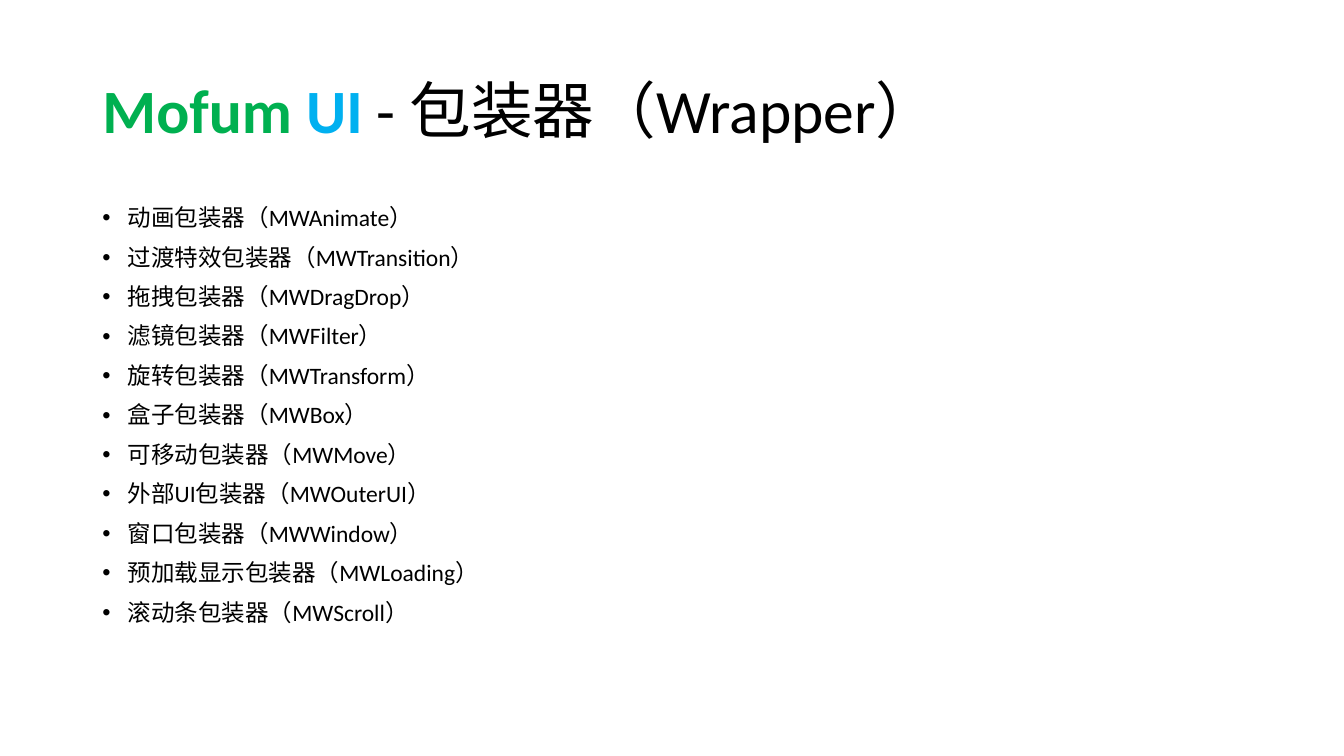
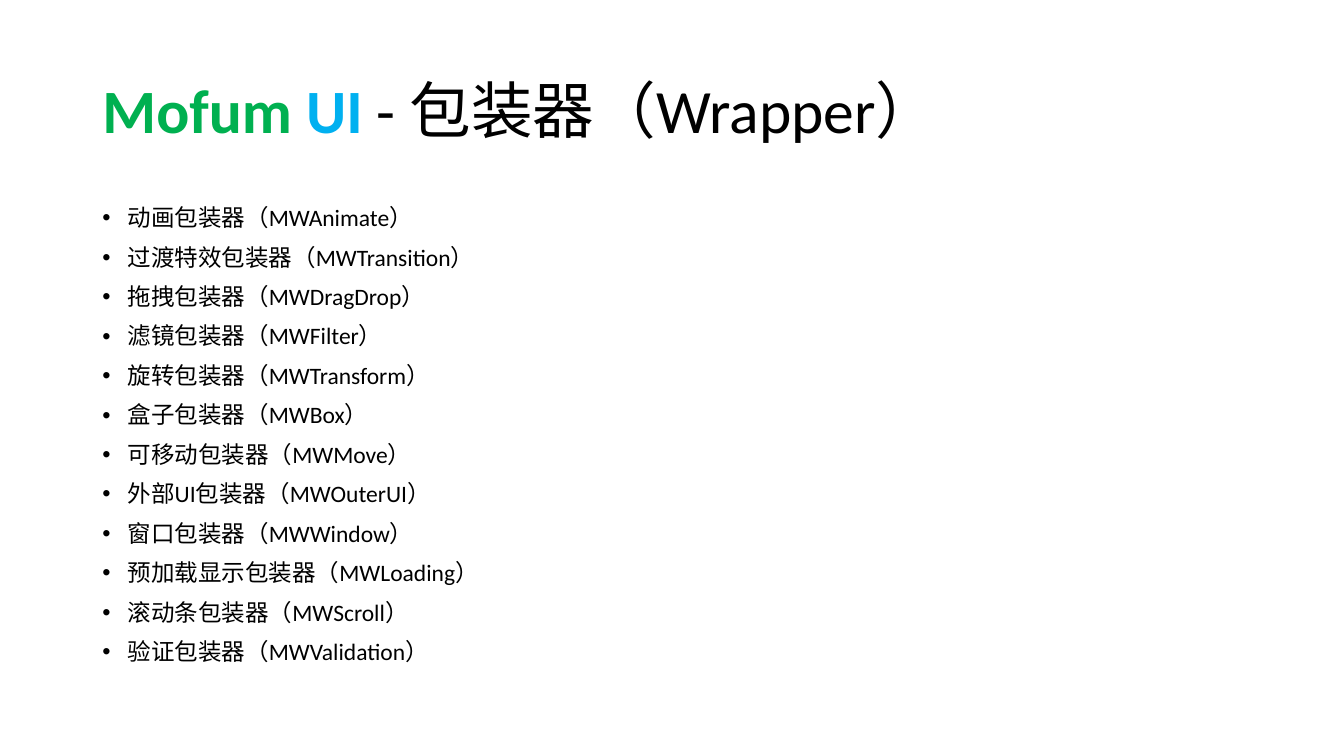
Before and after one commit to mofumui/mofumui-R0508, a slide deck: slide 5 of doc/MofumUI设计.pptx. Drawn at 1344x756 pixels with LibreOffice and Linux fonts; fonts in the diff are those of the drawing. Boxes give left, top, right and bottom in pixels: in the first picture for what was removed or moved away, otherwise in the second. Text is boxed around its words. In the diff, an @@ line names an element or a change of style, - is before the commit and + after.

```diff
--- a/doc/MofumUI设计.pptx
+++ b/doc/MofumUI设计.pptx
@@ text at bbox=[128, 640, 429, 662]: paragraph added @@
+• 验证包装器（MWValidation）
```
Also in this commit, not shown: 1 other slide changed, 3 slides added, 9 other files.
